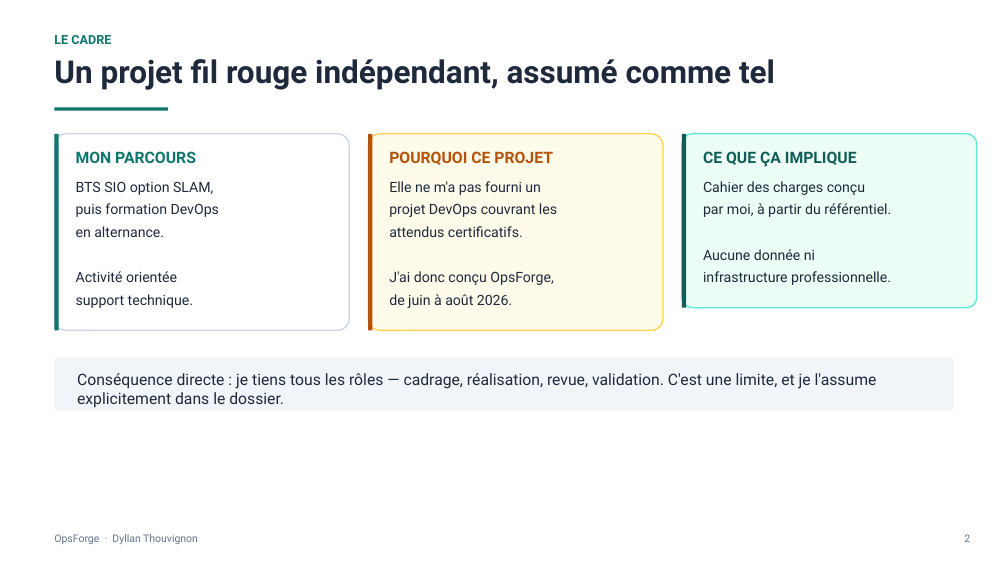
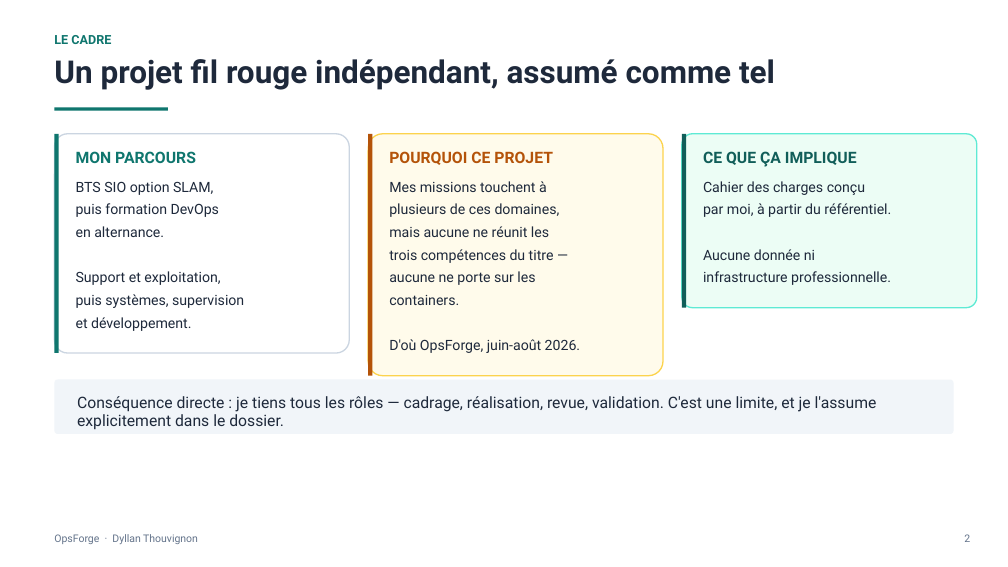
Before and after one commit to ThDyllan/opsforge, a slide deck: slide 2 of deliverables/Soutenance_OpsForge_Dyllan_Thouvignon.pptx. Drawn at 1008x567 pixels with LibreOffice and Linux fonts; fonts in the diff are those of the drawing. Boxes give left, top, right and bottom in pixels: in the first picture for what was removed or moved away, otherwise in the second. Text is boxed around its words. In the diff, an @@ line names an element or a change of style, - is before the commit and + after.

```diff
--- a/deliverables/Soutenance_OpsForge_Dyllan_Thouvignon.pptx
+++ b/deliverables/Soutenance_OpsForge_Dyllan_Thouvignon.pptx
@@ rounded rectangle: place and size @@
-rounded rectangle at <box>54,134,349,330</box>
+rounded rectangle at <box>54,134,349,353</box>
@@ rectangle: place and size @@
-rectangle at <box>54,134,59,330</box>
+rectangle at <box>54,134,59,353</box>
@@ rounded rectangle: place and size @@
-rounded rectangle at <box>368,134,663,330</box>
+rounded rectangle at <box>368,134,663,376</box>
@@ rectangle: place and size @@
-rectangle at <box>368,134,373,330</box>
+rectangle at <box>368,134,373,376</box>
@@ text at <box>389,181,547,192</box>: text changed @@
-Elle ne m'a pas fourni un
+Mes missions touchent à
@@ text at <box>389,203,560,217</box>: text changed @@
-projet DevOps couvrant les
+plusieurs de ces domaines,
@@ text at <box>389,226,549,237</box>: text changed @@
-attendus certificatifs.
+mais aucune ne réunit les
@@ text added at <box>389,249,554,263</box>, 13.5 pt, text #1E293B @@
+trois compétences du titre —
@@ text at <box>76,271,220,285</box>: text changed @@
-support technique.
+Support et exploitation,
@@ text removed at <box>76,271,177,282</box> @@
-Activité orientée
@@ text added at <box>76,294,244,308</box>, 13.5 pt, text #1E293B @@
+puis systèmes, supervision
@@ text at <box>389,271,535,285</box>: text changed @@
-J'ai donc conçu OpsForge,
+aucune ne porte sur les
@@ text added at <box>389,295,459,305</box>, 13.5 pt, text #1E293B @@
+containers.
@@ text added at <box>76,317,191,331</box>, 13.5 pt, text #1E293B @@
+et développement.
@@ text at <box>389,339,580,353</box>: text changed @@
-de juin à août 2026.
+D'où OpsForge, juin-août 2026.
@@ rounded rectangle: place and size @@
-rounded rectangle at <box>54,357,954,411</box>
+rounded rectangle at <box>54,380,954,434</box>
@@ text "Conséquence directe : je tiens ...": place and size @@
-text "Conséquence directe : je tiens ..." at <box>77,373,877,407</box>
+text "Conséquence directe : je tiens ..." at <box>77,396,877,429</box>
```
Also in this commit, not shown: 5 other slides changed, 1 slide added, 2 other files.
